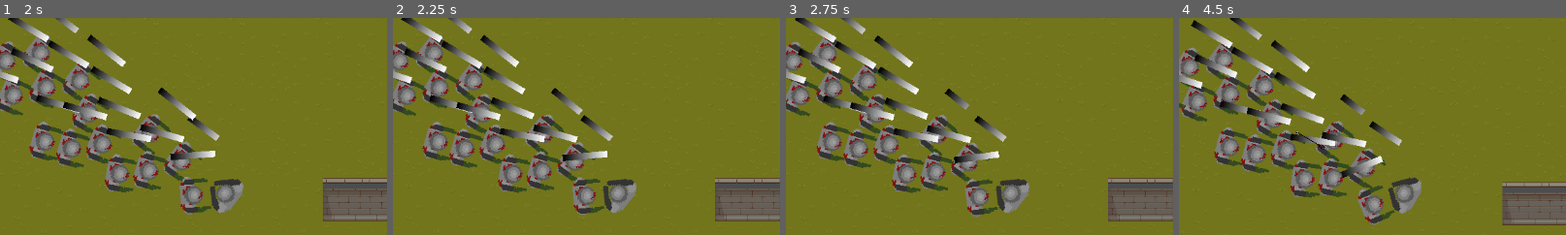
Above: before the commit, frames 1-4 (left to right).
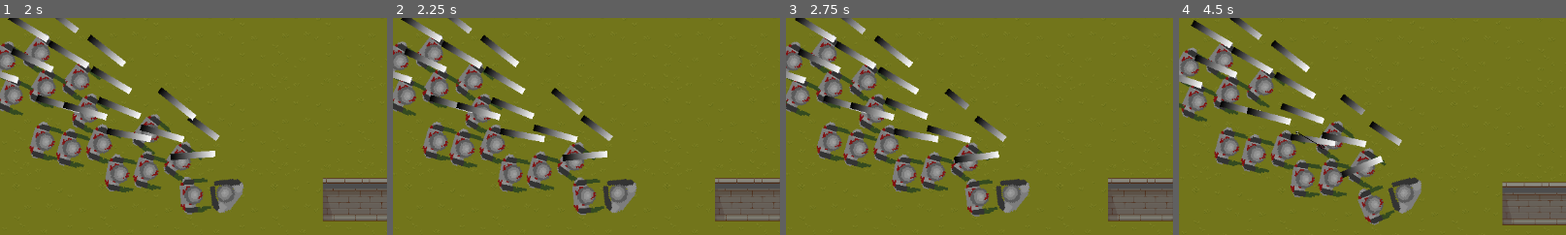
Above: after the commit, the same moments.

Repository: nullne1/Project-L
Game: Godot game, scene res://Scenes/main.tscn
The game is run twice, just before and just after one commit, with the same random seed, the same clock (stepped at 60 frames per second) and the same inputs.
Inputs (mouse positions are % of the whole screen's width and height, from its top left):
- Up to frame 1 (2 s): move the mouse to (26, 16) at 0.52 s; press the mouse at (26, 16) at 0.53 s; move the mouse to (18, 5) at 1.27 s; release the mouse at (18, 5) at 1.28 s; right-click (18, 5) at 1.35 s
- Up to frame 2 (2.25 s): move the mouse to (41, 36) at 2.02 s; press the mouse at (41, 36) at 2.03 s
- Up to frame 3 (2.75 s): no input
- Up to frame 4 (4.5 s): move the mouse to (32, 25) at 2.77 s; release the mouse at (32, 25) at 2.78 s; right-click (32, 25) at 2.85 s; move the mouse to (22, 21) at 3.52 s; press the mouse at (22, 21) at 3.53 s; move the mouse to (33, 33) at 4.27 s; release the mouse at (33, 33) at 4.28 s; right-click (33, 33) at 4.35 s
The pictures show only the part of the screen within x 21-71%, y 10-60%; the shares and areas given below are measured in that part.

Frame 1 is identical in both runs. In frame 2, 0.6% of the frame differs, in the area x 34-45%, y 44-64%; in frame 3, 0.6%; in frame 4, 0.7%, in the area x 20-30%, y 37-56%.

Commit message:
Added hovering enemies

Diff:
--- a/project-l/Scenes/enemy.tscn
+++ b/project-l/Scenes/enemy.tscn
@@ -24,10 +24,6 @@
 position = Vector2(-0.5, 0)
 shape = SubResource("CapsuleShape2D_1f0kj")
 
-[node name="CanvasLayer" type="CanvasLayer" parent="."]
-
-[node name="SubViewport" type="SubViewport" parent="."]
-
 [node name="EnemyHealthBar" type="TextureProgressBar" parent="."]
 unique_name_in_owner = true
 anchors_preset = 7
@@ -43,3 +39,7 @@
 scale = Vector2(1.03839, 0.147484)
 value = 100.0
 texture_progress = SubResource("GradientTexture2D_1f0kj")
+
+[node name="SubViewport" type="SubViewport" parent="."]
+
+[node name="CanvasLayer" type="CanvasLayer" parent="."]
--- a/project-l/Scenes/player.gd
+++ b/project-l/Scenes/player.gd
@@ -19,7 +19,9 @@
 var enemyToHit: CharacterBody2D;
 var rolling: bool;
 var doingAction: bool;
-
+var hoveredTexture = load("res://Assets/topdown_textures/hoveredZombie.png");
+var normalTexture = load("res://Assets/topdown_textures/zombie.png");
+var hoveredStack = [];
 
 signal attack;
 
@@ -86,9 +88,19 @@
 func _on_enemy_mouse_entered(enemyNodePath : NodePath) -> void:
 	enemy = get_node(enemyNodePath);
 	hover = true;
+	var prevHoveredEnemy = hoveredStack.pop_front()
+	if (prevHoveredEnemy == null):
+		print(hoveredStack)
+		enemy.get_child(0).texture = hoveredTexture;
+		hoveredStack.push_front(enemy);
+	else:
+		prevHoveredEnemy.get_child(0).texture = normalTexture;
 
 func _on_enemy_mouse_exited() -> void:
 	hover = false;
+	print(hoveredStack)
+	enemy.get_child(0).texture = normalTexture;
+	hoveredStack.pop_front();
 
 func getEnemyToHit() -> CharacterBody2D:
 	return enemyToHit;
Not shown, removed: project-l/master)
